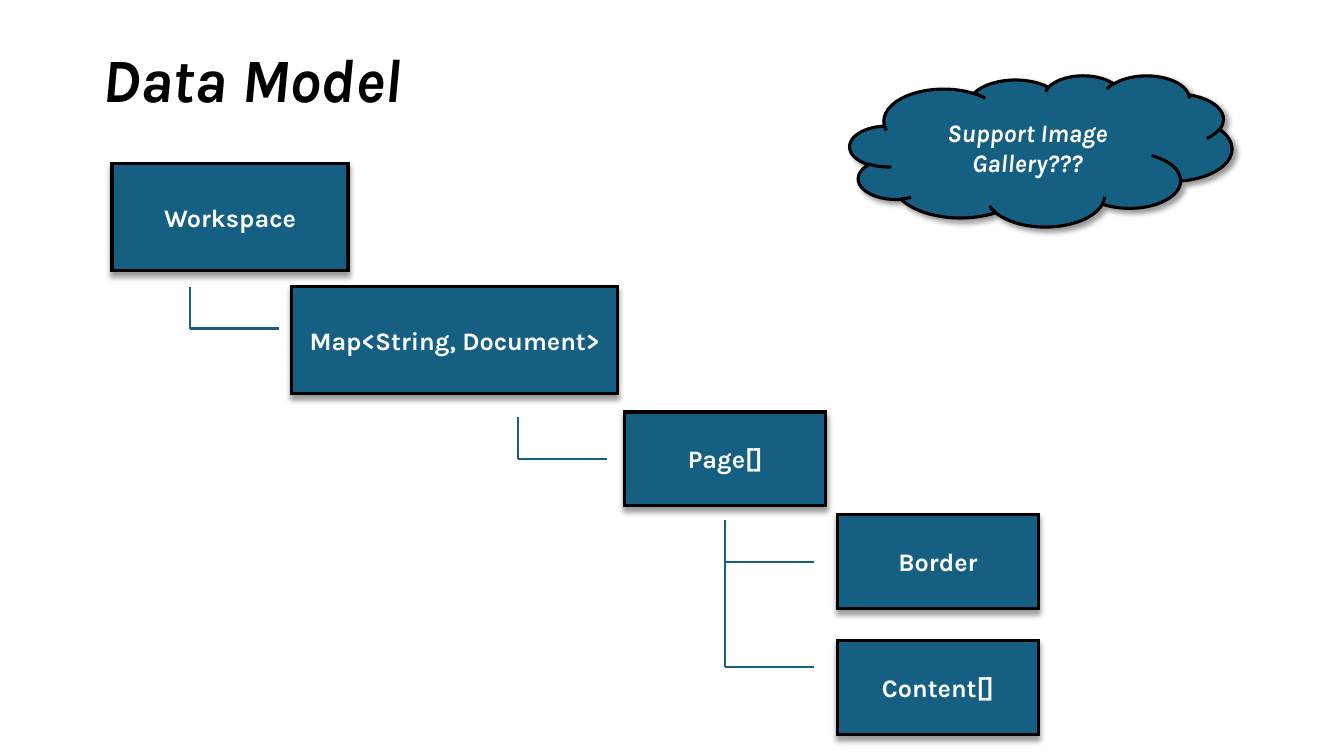
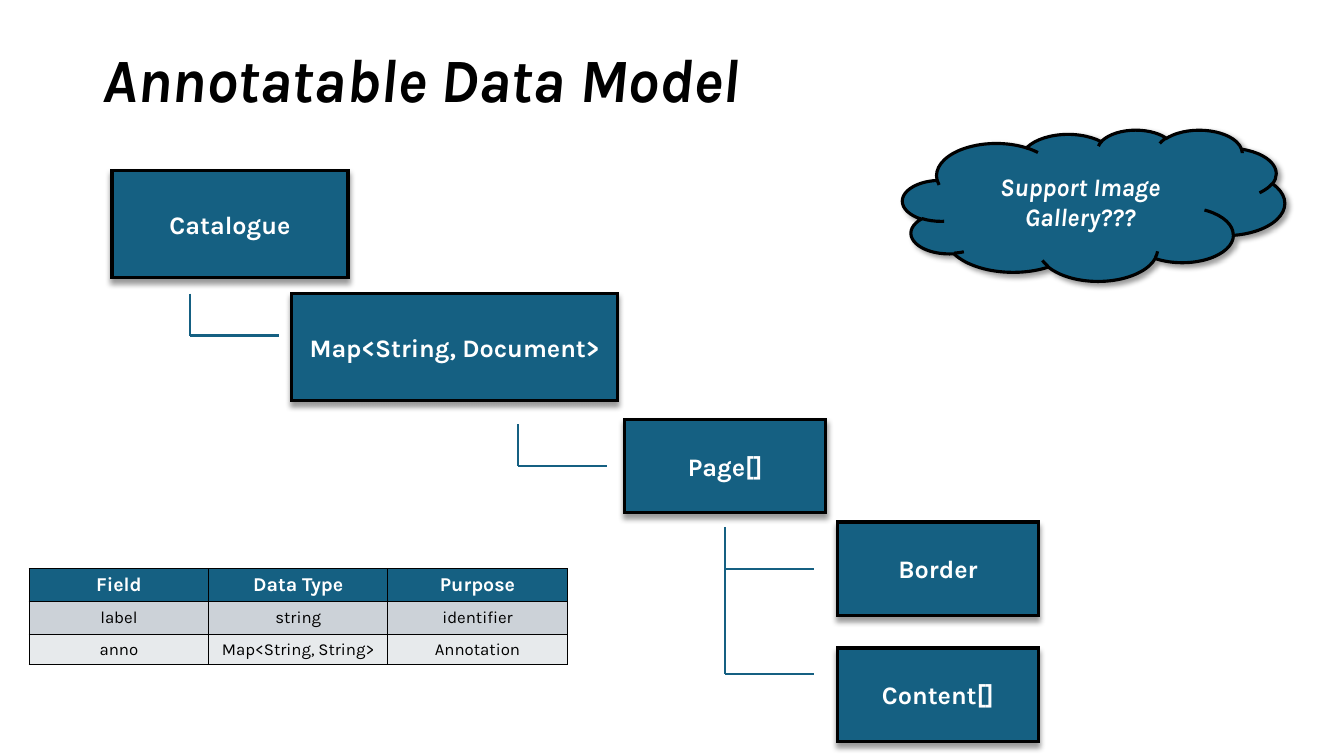
Before and after one commit to BrenKenna/neuro-tracer, a slide deck: slide 5 of design.pptx. Drawn at 1344x756 pixels with LibreOffice and Linux fonts; fonts in the diff are those of the drawing. Boxes give left, top, right and bottom in pixels: in the first picture for what was removed or moved away, otherwise in the second. Text is boxed around its words. In the diff, an @@ line names an element or a change of style, - is before the commit and + after.

Commit message:
UI skeleton boilerplate + data model
1). Renders application through React router provider.
2). Defines app as a browser router data object.
3). Defines the app shell as a Navigation Layer, Display Layer, and Footer.
4). Adds placeholder app shell pages.
5). Adds NeuroTraceR data models

```diff
--- a/design.pptx
+++ b/design.pptx
@@ title at (102, 59, 739, 103): text changed @@
-Data Model
+Annotatable Data Model
@@ cloud "Support Image Gallery???": place and size @@
-cloud "Support Image Gallery???" at (850, 76, 1232, 227)
+cloud "Support Image Gallery???" at (902, 130, 1285, 281)
@@ 7 lines, 5 rectangles: place and size @@
-7 lines, 5 rectangles at (112, 163, 1040, 735)
+7 lines, 5 rectangles at (112, 170, 1040, 742)
@@ text in rectangle at (169, 216, 290, 240): text changed @@
-Workspace
+Catalogue
@@ table added at (29, 569, 568, 665), 3 rows, 3 columns @@
+Field | Data Type | Purpose
+label | string | identifier
+anno | Map<String, String> | Annotation
@@ line moved from (725, 667) - (814, 667) to (725, 675) - (814, 675) @@
```
Also in this commit, not shown: 1 other slide changed, 14 other files.
